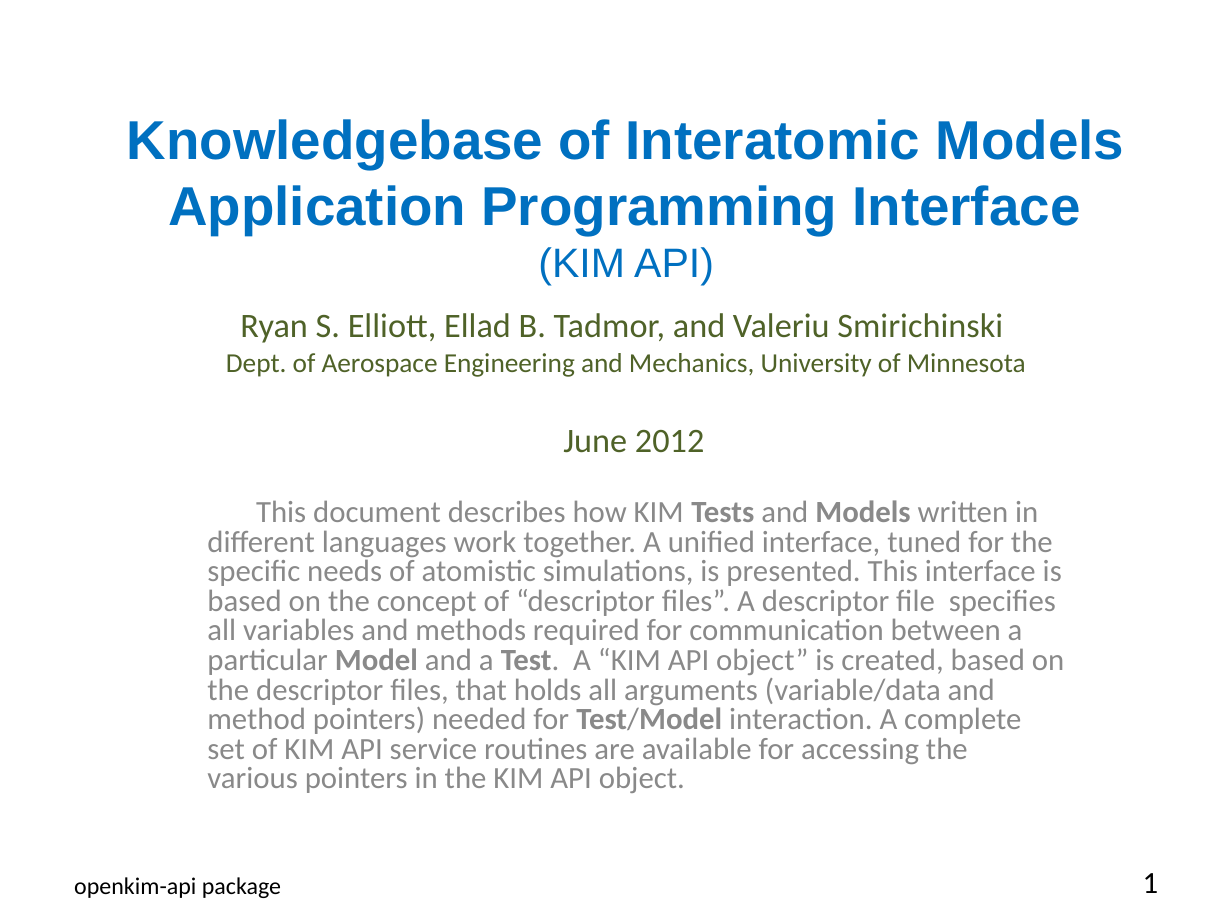
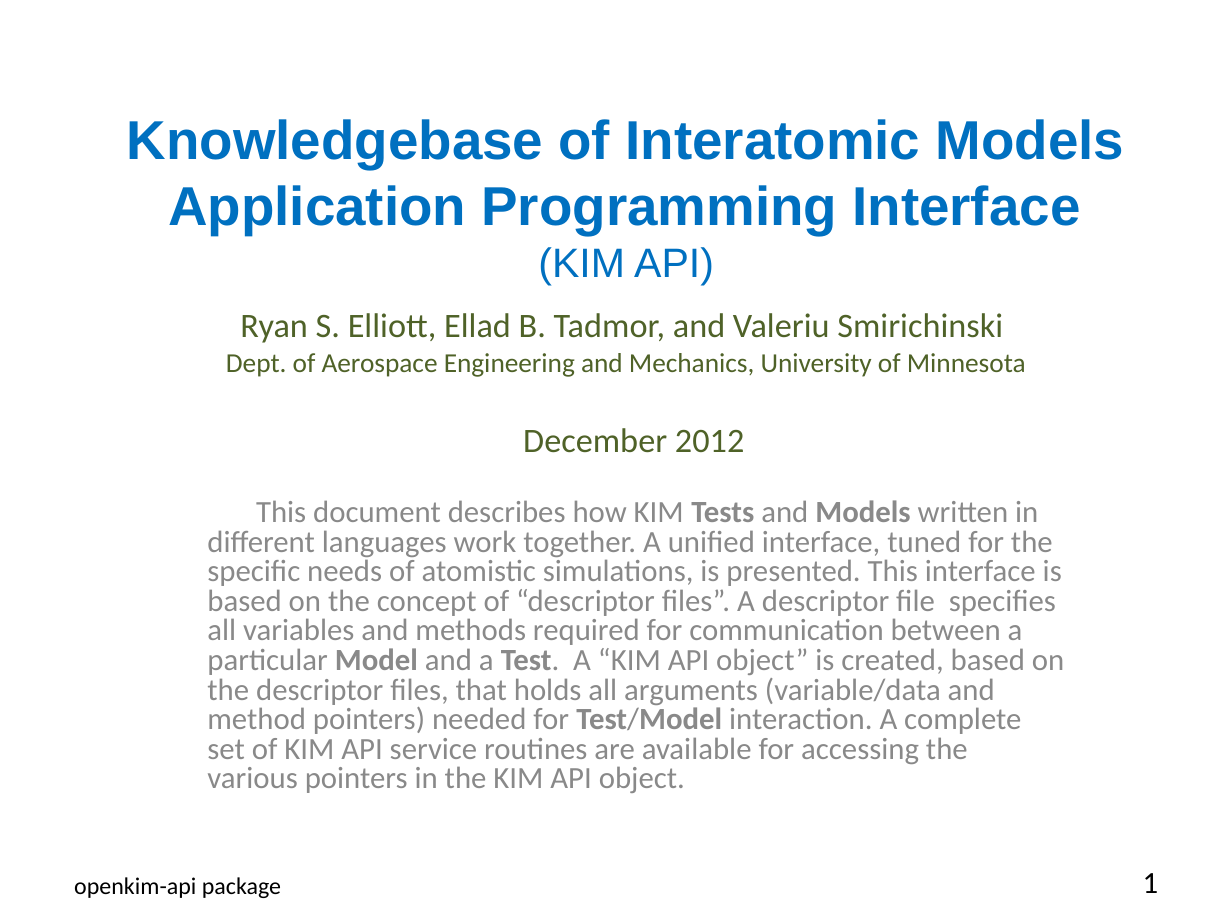
Before and after one commit to openkim/kim-api, a slide deck: slide 1 of DOCs/openkim-api-introduction.pptx. Drawn at 1232x924 pixels with LibreOffice and Linux fonts; fonts in the diff are those of the drawing. Boxes give left, top, right and bottom in pixels: in the first picture for what was removed or moved away, otherwise in the second. Text is boxed around its words. In the diff, an @@ line names an element or a change of style, - is before the commit and + after.

```diff
--- a/DOCs/openkim-api-introduction.pptx
+++ b/DOCs/openkim-api-introduction.pptx
@@ text at bbox=[523, 428, 744, 453]: text changed @@
-June 2012
+December 2012
```
Also in this commit, not shown: 7 other slides changed, 1 slide added, 1 other file.
